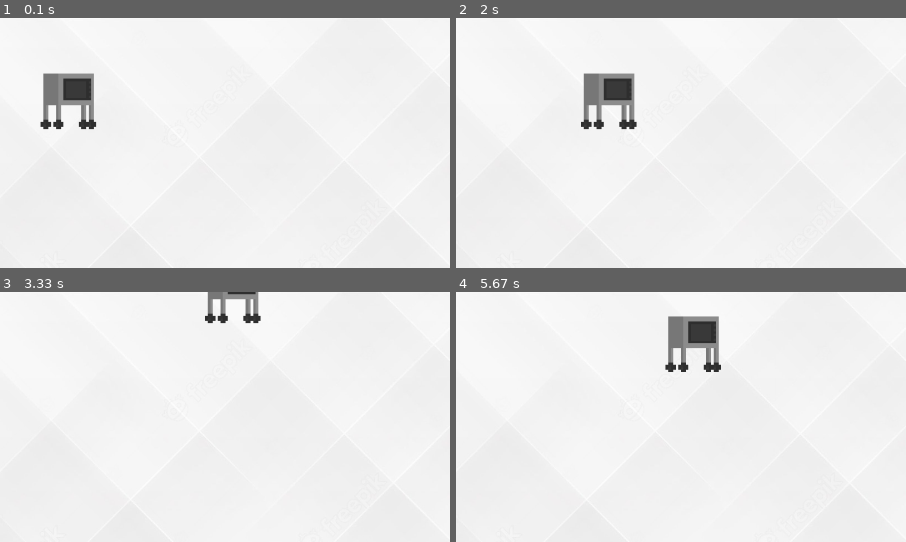
Above: before the commit, frames 1-4 (two rows, left to right).
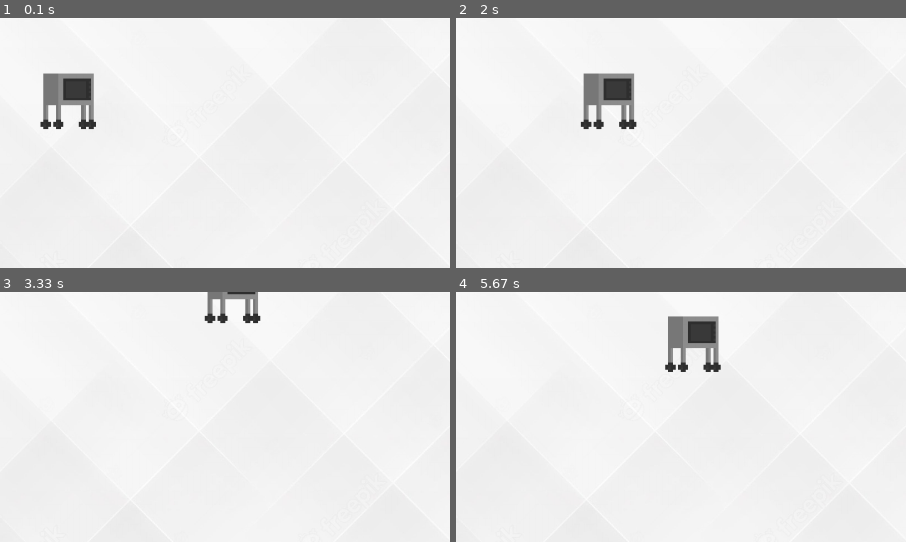
Above: after the commit, the same moments.

Repository: ReinUrmet/pygame_kooliprojekti_mang
Game: pygame game, started from main.py
The game is run twice, just before and just after one commit, with the same random seed, the same clock (stepped at 60 frames per second) and the same inputs.
Inputs (mouse positions are % of the whole screen's width and height, from its top left):
- Up to frame 1 (0.1 s): no input
- Up to frame 2 (2 s): press the mouse at (33, 39) at 0.37 s; move the mouse to (46, 37) at 0.47 s; release the mouse at (59, 34) at 0.6 s; press the mouse at (33, 39) at 0.7 s; move the mouse to (38, 46) at 0.8 s; release the mouse at (43, 52) at 0.93 s; click (14, 25) at 1.05 s; click (46, 11) at 1.38 s; hold Right from 1.67 s (still down)
- Up to frame 3 (3.33 s): release Right at 2.13 s; hold Up 2.17-2.47 s; hold Right 2.5-2.97 s; hold Left from 3 s (still down)
- Up to frame 4 (5.67 s): release Left at 3.53 s; hold Down 3.57-3.87 s; hold Left 3.9-4.3 s; hold Up 4.33-4.7 s; hold Right 4.73-5.37 s; hold Down from 5.4 s (still down)
The pictures show only the part of the screen within x 2-52%, y 0-50%; the shares and areas given below are measured in that part.
The window is 900x500 before the commit and 641x361 after it. Grey fills any space a smaller window leaves; there, only what the larger window draws over its background counts as a difference.

The runs differ from the first frame. In frame 2, less than 0.1% of the frame differs, in the area x 27-41%, y 40-45%; in frame 3, 0.2%; in frame 4, 0.2%, in the area x 46-59%, y 10-32%.

Commit message:
pintsel tuleb lähimast out of bounds kooridnaadist

Diff:
--- a/main.py
+++ b/main.py
@@ -1,6 +1,6 @@
 import pygame, sys, threading, math
 from pygame.transform import scale
-import keybinds as kb # file kus on kõikkeybindid
+import keybinds as kb # file kus on kõik keybindid
 pygame.init()
 pygame.font.init()
 
@@ -11,9 +11,9 @@
 pygame.display.set_caption("Mäng")
 
 # Ekraan
-ekraan_laius,ekraan_pikkus = 1620, 900
+ekraan_laius,ekraan_pikkus = 1155, 650
 ekraan_suurus = (ekraan_laius, ekraan_pikkus)  # kui suur on aken kus mäng toimub
-aken = pygame.display.set_mode(ekraan_suurus)
+aken = pygame.display.set_mode(ekraan_suurus,pygame.NOFRAME)
 time = 0
 
 # Mõned värvid
@@ -48,11 +48,11 @@
         speed_x = mouse_x - self.pos[0]
         speed_y = mouse_y - self.pos[1]
         if speed_length  < 20:
-            jump_slow = 1
+            self.pos = [mouse_x, mouse_y]
         else:
-            jump_slow = 3
+            jump_slow = 3.75
             speed_length = math.sqrt(speed_x ** 2 + speed_y ** 2)
-        self.speed = (speed_x/jump_slow, speed_y/jump_slow)
+            self.speed = (speed_x/jump_slow, speed_y/jump_slow)
         super().render()
 #self.speed toimib nii et võtab asukoha kuhu saada tahab ja asukoha, kus on ja leieb nende vektori
 #,suunaga sinna poole kuhu saada tahetakse ja jagab selle jump slow-iga
@@ -103,7 +103,20 @@
             if event.button == pygame.BUTTON_LEFT:
                 joonistab = True
                 speed_length = float('inf') #lõppmatus
-                pintsel.pos = [ekraan_laius, ekraan_pikkus/2]
+                mouse_x, mouse_y = pygame.mouse.get_pos()
+                paremast = ekraan_laius-mouse_x
+                alumisest = ekraan_pikkus-mouse_y
+                a = [mouse_x,mouse_y,paremast,alumisest]
+                match a.index(min(a)):
+                    case 0:
+                        pintsel.pos = (0, mouse_y - pintsel.sprite.get_height())
+                    case 1:
+                        pintsel.pos = (mouse_x, 0)
+                    case 2:
+                        pintsel.pos = (ekraan_laius + pintsel.sprite.get_width(), mouse_y-pintsel.sprite.get_height())
+                    case 3:
+                        pintsel.pos = (mouse_x, ekraan_pikkus + pintsel.sprite.get_height())
+
         #hiire nupp üles
         elif event.type == pygame.MOUSEBUTTONUP:
             if event.button == pygame.BUTTON_LEFT:
@@ -111,5 +124,5 @@
 
 
     # Uuendame ekraani
-    pygame.display.flip()
+    pygame.display.update()
     timer.tick(FPS)
